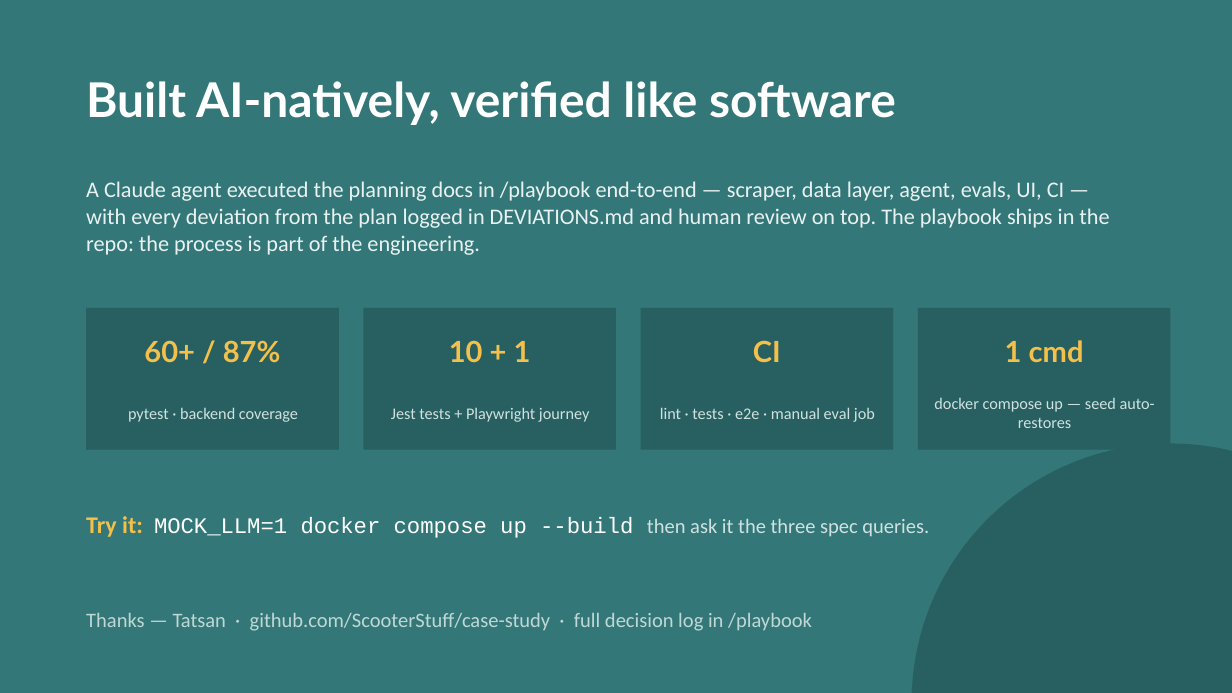
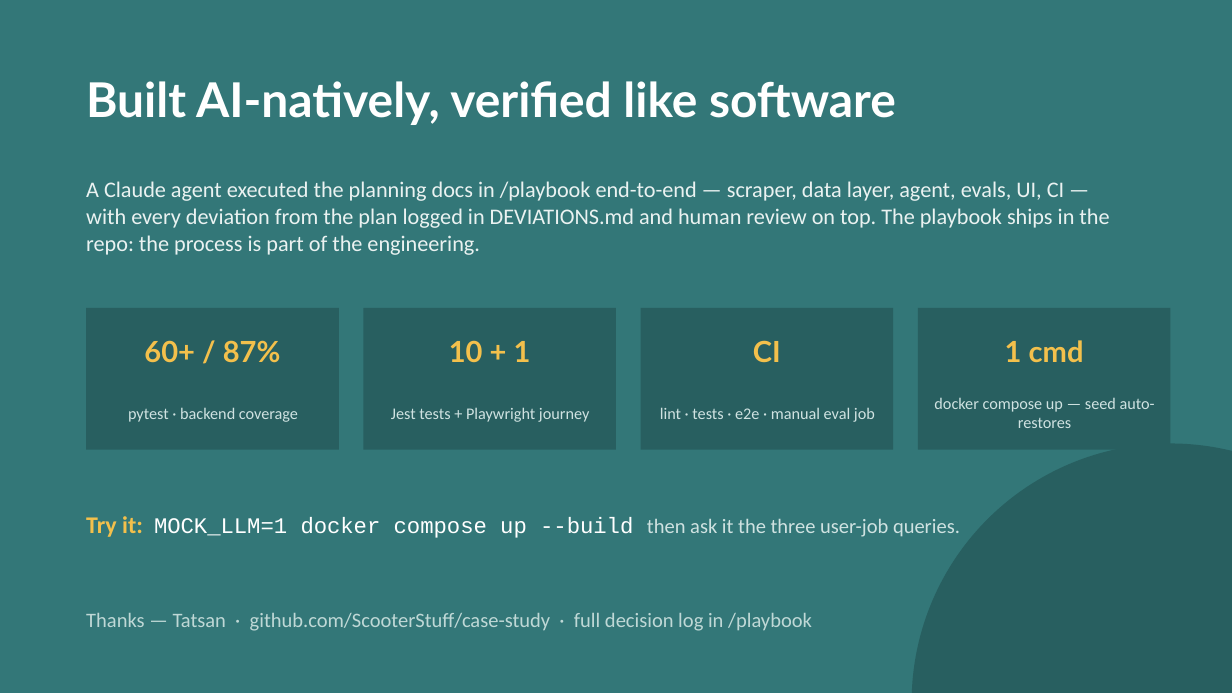
Before and after one commit to ScooterStuff/case-study, a slide deck: slide 11 of docs/PartSelect-Chat-Agent-Deck.pptx. Drawn at 1232x693 pixels with LibreOffice and Linux fonts; fonts in the diff are those of the drawing. Boxes give left, top, right and bottom in pixels: in the first picture for what was removed or moved away, otherwise in the second. Text is boxed around its words. In the diff, an @@ line names an element or a change of style, - is before the commit and + after.

```diff
--- a/docs/PartSelect-Chat-Agent-Deck.pptx
+++ b/docs/PartSelect-Chat-Agent-Deck.pptx
@@ text at [86, 516, 960, 538]: text changed; size 13 to 12 pt; text colour #FFFFFF to #CFE2E1 @@
-Try it: MOCK_LLM=1 docker compose up --build then ask it the three spec queries.
+Try it: MOCK_LLM=1 docker compose up --build then ask it the three user-job queries.
```
Also in this commit, not shown: 4 other slides changed, 4 other files.
